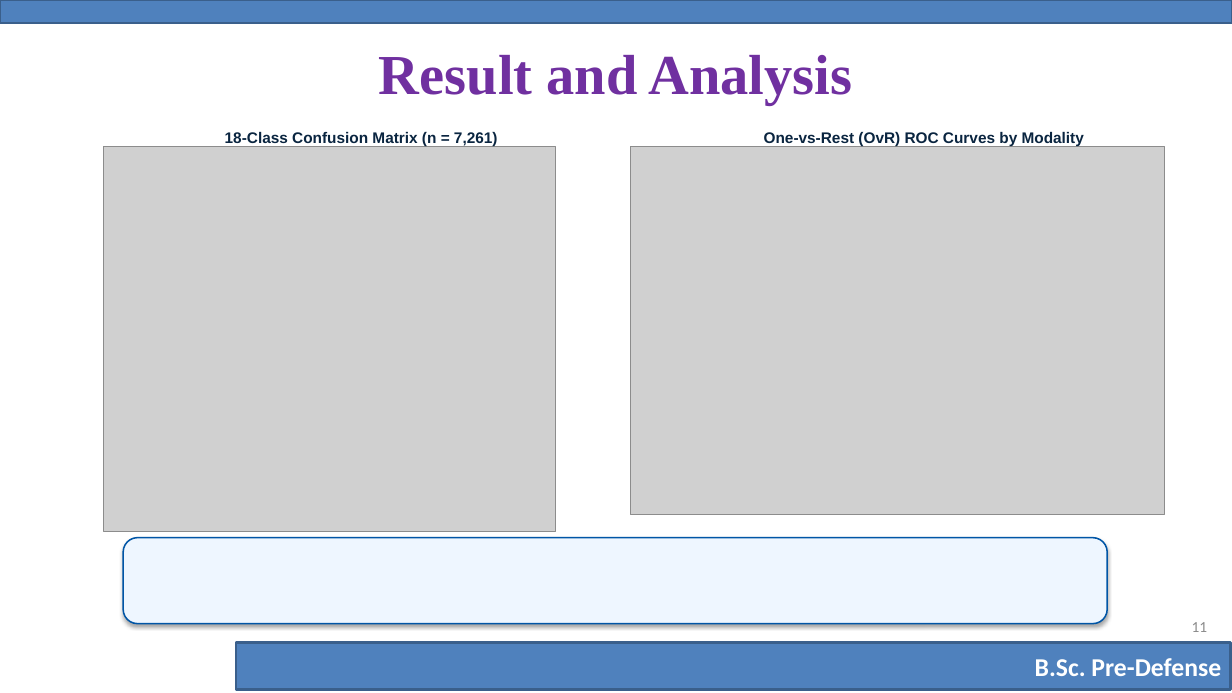
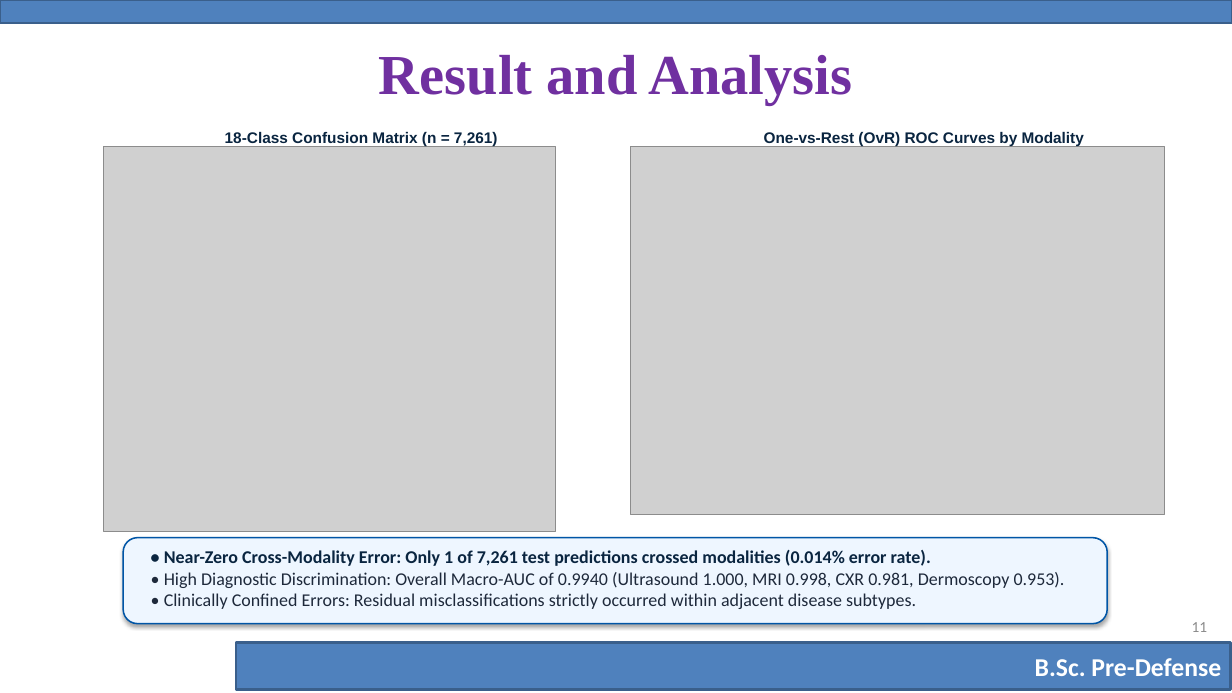
Before and after one commit to tasnimbinhannan/pre-defense, a slide deck: slide 11 of Pre-Defense FedMultimed by team learners.pptx. Drawn at 1232x693 pixels with LibreOffice and Linux fonts; fonts in the diff are those of the drawing; grey boxes stand for pictures; background and template pictures are left out. Boxes give left, top, right and bottom in pixels: in the first picture for what was removed or moved away, otherwise in the second. Text is boxed around its words. In the diff, an @@ line names an element or a change of style, - is before the commit and + after.

```diff
--- a/Pre-Defense FedMultimed by team learners.pptx
+++ b/Pre-Defense FedMultimed by team learners.pptx
@@ text added at [164,550,1065,609], 14 pt, text #1E293B @@
+• Near-Zero Cross-Modality Error: Only 1 of 7,261 test predictions crossed modalities (0.014% error rate).
+• High Diagnostic Discrimination: Overall Macro-AUC of 0.9940 (Ultrasound 1.000, MRI 0.998, CXR 0.981, Dermoscopy 0.953).
+• Clinically Confined Errors: Residual misclassifications strictly occurred within adjacent disease subtypes.
```
Also in this commit, not shown: 2 other slides changed, 1 other file.
